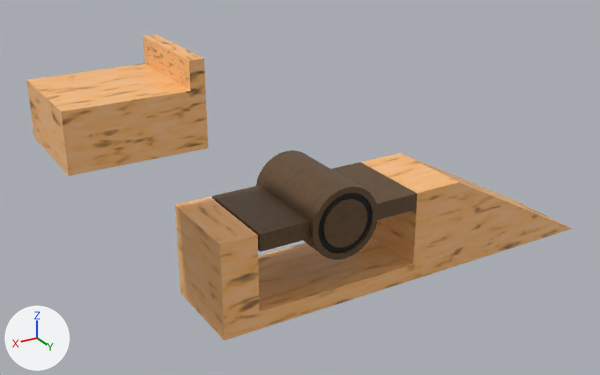
An edit to the FBX model Assets/Levels/7/Models/level7.fbx, drawn before and after from the same camera.
The view is the same before and after, from a 50 mm camera at (21.24, 25.91, 8.97) aimed at (5.37, -0.55, -4.26). Every picture has the same lights, and +X, +Y and +Z are marked at lower left. Where no turn or scale is listed for an object, it has been applied to the vertices.
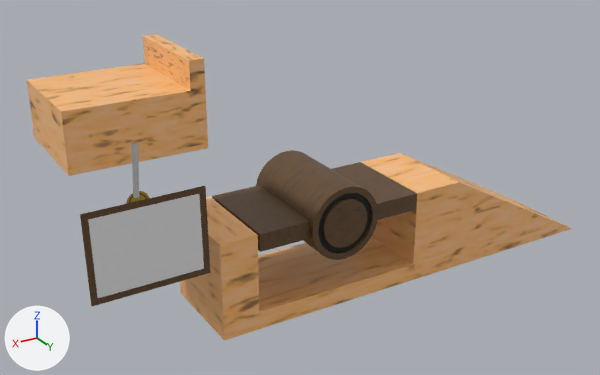
Where the change shows, as pixel boxes [x1, y1, x2, y2] in the pictures (600 x 375 px):
```json
{"object": "Sign1.007", "change": "added", "after": [80, 186, 210, 307], "faces in mat_anysign (its picture is missing)": [88, 194, 204, 298], "faces in mat_darkwood (picture img_startramp_darkwood_png)": [80, 186, 210, 307]}
{"object": "String.007", "change": "added", "after": [132, 143, 139, 199]}
{"object": "GoldFixture.007", "change": "added", "after": [126, 191, 149, 204]}
```

Edits to the scene script, one JSON object a line:
```json
{"op": "add", "block": "img_string_png", "code": ["img_string_png = load_image('String.png', '../../1/Textures/String.png', 2048, 2048, 'sRGB')"]}
{"op": "add", "block": "mat_anysign", "code": ["mat_anysign = principled_material('AnySign')", "mat_anysign.base_color = (0.8, 0.8, 0.8)  # white #e7e7e7"]}
{"op": "add", "block": "mat_realstring", "code": ["mat_realstring = principled_material('RealString')", "mat_realstring.texture = img_string_png"]}
{"op": "add", "block": "mat_goldfixture", "code": ["mat_goldfixture = principled_material('GoldFixture')", "mat_goldfixture.base_color = (0.8, 0.535, 0.0801)  # yellow #e7c150", "mat_goldfixture.metallic = 1.0", "mat_goldfixture.roughness = 0.144"]}
{"op": "add", "block": "me_signgeo", "code": ["me_signgeo = bpy.data.meshes.new('SignGeo')", "me_signgeo.from_pydata(...)  # 8 vertices, 5 faces; spans x -2.18..2.18, y 0.0, z -1.71..1.71", "# faces by material slot: [4, 1]", "me_signgeo.materials.append(mat_darkwood)  # picture img_startramp_darkwood_png", "me_signgeo.materials.append(mat_anysign)  # its picture is missing"]}
{"op": "add", "block": "me_stringplane", "code": ["me_stringplane = bpy.data.meshes.new('StringPlane')", "me_stringplane.from_pydata(...)  # 4 vertices, 1 face; spans x -0.15..0.15, y 0.0, z -0.94..0.94", "me_stringplane.materials.append(mat_realstring)  # picture img_string_png"]}
{"op": "add", "block": "me_goldfixture", "code": ["me_goldfixture = bpy.data.meshes.new('GoldFixture')", "me_goldfixture.from_pydata(...)  # 51 vertices, 3 faces; spans x -0.407..0.407, y 0.0, z -0.013..0.407", "# faces by material slot: [1, 2]", "me_goldfixture.materials.append(mat_darkwood)  # picture img_startramp_darkwood_png", "me_goldfixture.materials.append(mat_goldfixture)  # yellow #e7c150"]}
{"op": "add", "block": "ob_sign1_007", "code": ["ob_sign1_007 = bpy.data.objects.new('Sign1.007', me_signgeo)", "ob_sign1_007.location = (12.78, 2.0, -3.79)"]}
{"op": "add", "block": "ob_string_007", "code": ["ob_string_007 = bpy.data.objects.new('String.007', me_stringplane)", "ob_string_007.location = (13.04, 2.01, -1.05)"]}
{"op": "add", "block": "ob_goldfixture_007", "code": ["ob_goldfixture_007 = bpy.data.objects.new('GoldFixture.007', me_goldfixture)", "ob_goldfixture_007.location = (13.04, 2.0, -2.17)"]}
```
